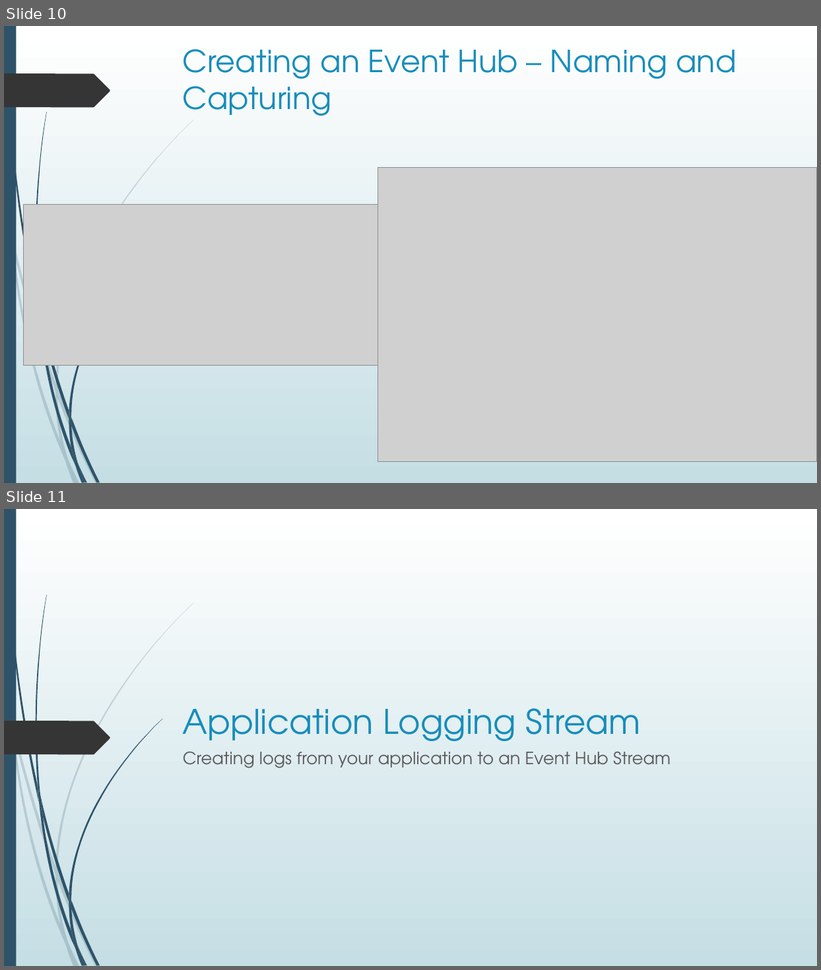
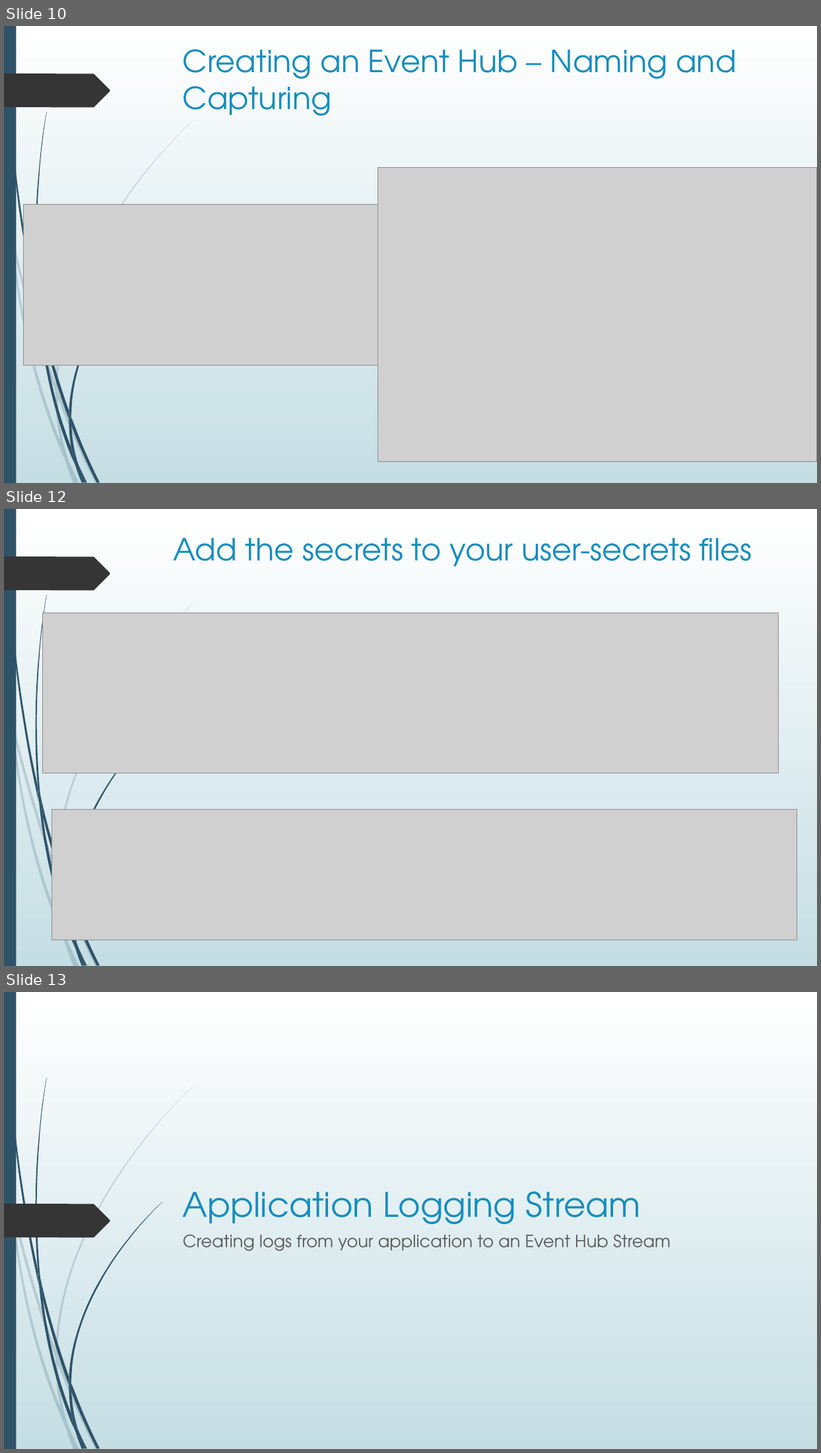
Before and after one commit to blgorman/ServerlessMessagingDemystified, a slide deck: ServerlessMessagingDemystified.pptx. Shown one above the other, each under a label of ours: slides 10 and 11 before the commit, slides 10, 12 and 13 after it; the slides between them are not shown. The pictures are 821x970 and 821x1453 pixels, drawn with LibreOffice and Linux fonts; fonts in the diff are those of the drawing; grey boxes stand for pictures. Boxes give left, top, right and bottom in pixels: in the first picture for what was removed or moved away, otherwise in the second. Text is boxed around its words. In the diff, an @@ line names an element or a change of style, - is before the commit and + after.

Commit message:
updates to slides and to the event hub code to utilize user secrets so no time wasted setting configs

```diff
--- a/ServerlessMessagingDemystified.pptx
+++ b/ServerlessMessagingDemystified.pptx
@@ slide 12 added at [4,509,817,966], background gradient #FFFFFF to #C5DEE5; not listed: 22 template elements that a slide beside it also shows @@
@@ title added at [173,538,752,566], 36 pt, text #178DBB @@
+Add the secrets to your user-secrets files
@@ picture added at [42,613,779,774] @@
@@ picture added at [52,809,797,940] @@
@@ what was slide 11 is now slide 13 @@
```
Also in this commit, not shown: 8 slides changed, 1 other slide added, 6 other files.
